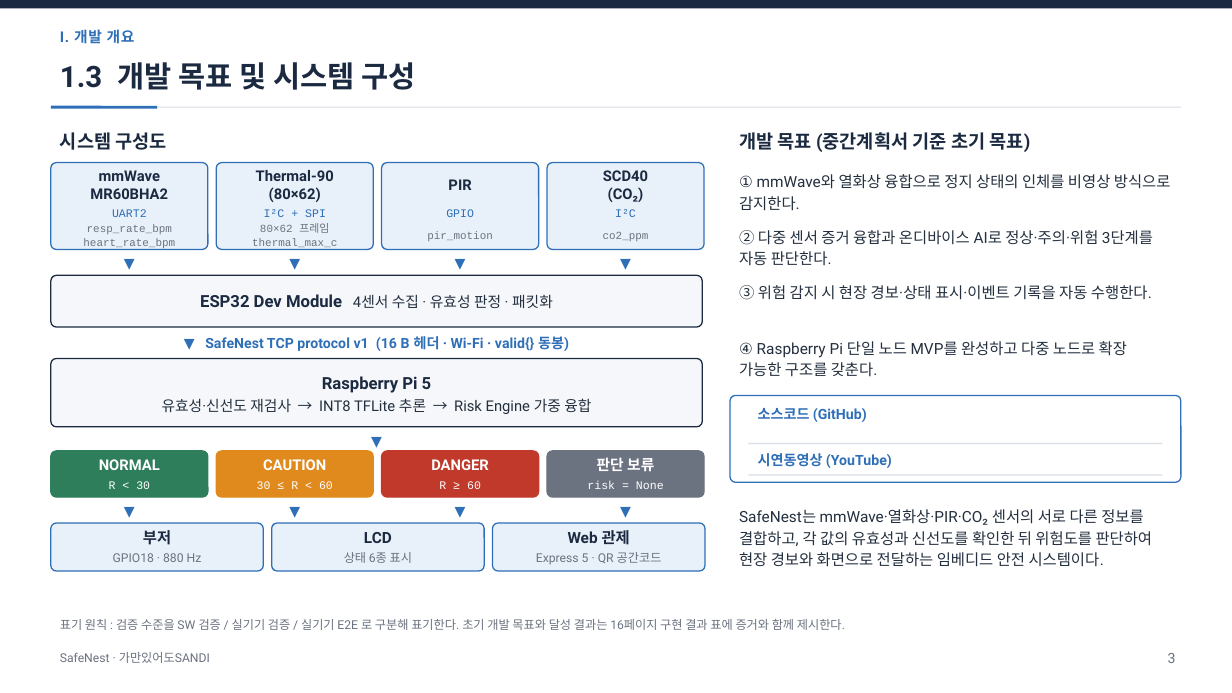
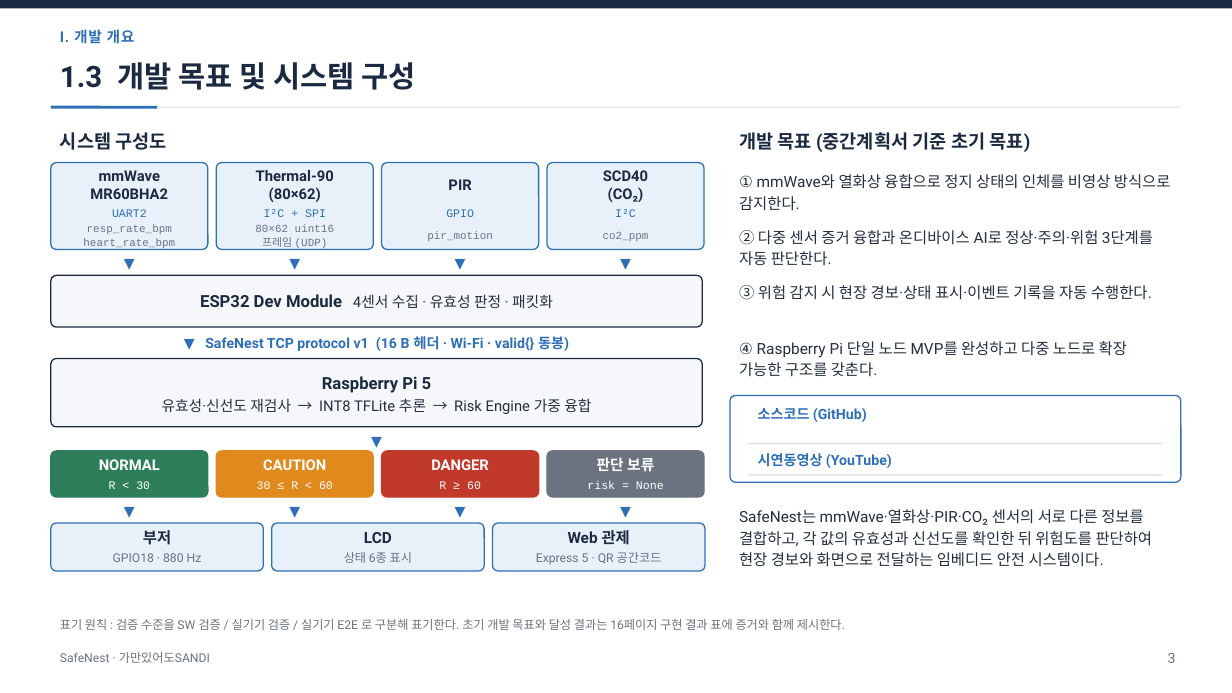
Before and after one commit to jinsu1011/safenest-embedded-competition, a slide deck: slide 4 of final-report/2026ESWContest_자유공모_가만있어도SANDI_개발완료보고서.pptx. Drawn at 1232x693 pixels with LibreOffice and Linux fonts; fonts in the diff are those of the drawing. Boxes give left, top, right and bottom in pixels: in the first picture for what was removed or moved away, otherwise in the second. Text is boxed around its words. In the diff, an @@ line names an element or a change of style, - is before the commit and + after.

```diff
--- a/final-report/2026ESWContest_자유공모_가만있어도SANDI_개발완료보고서.pptx
+++ b/final-report/2026ESWContest_자유공모_가만있어도SANDI_개발완료보고서.pptx
@@ text at box(255, 224, 334, 250): text changed @@
-80×62 프레임
-thermal_max_c
+80×62 uint16
+프레임 (UDP)
```
Also in this commit, not shown: 3 other slides changed, 6 other files.
